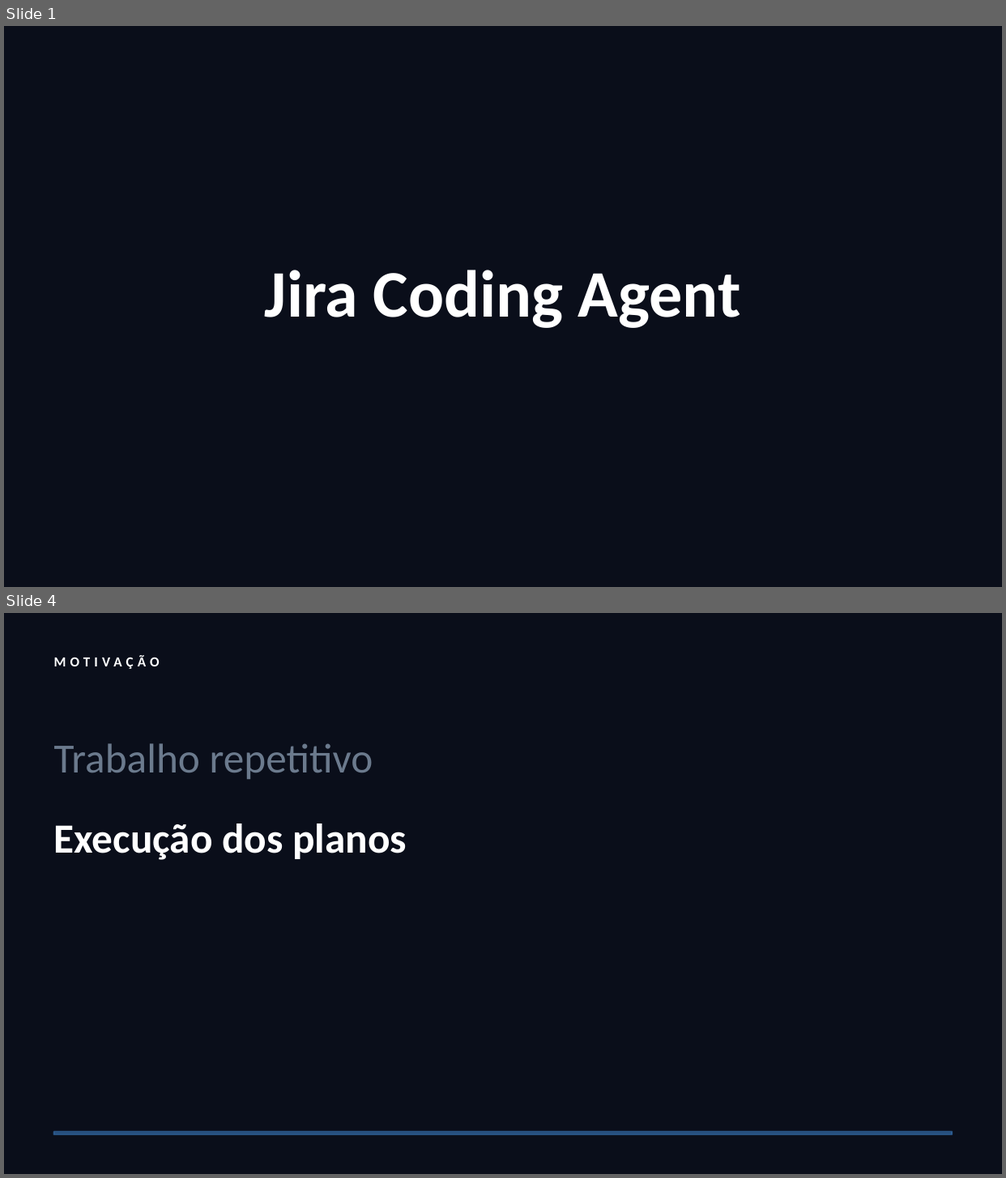
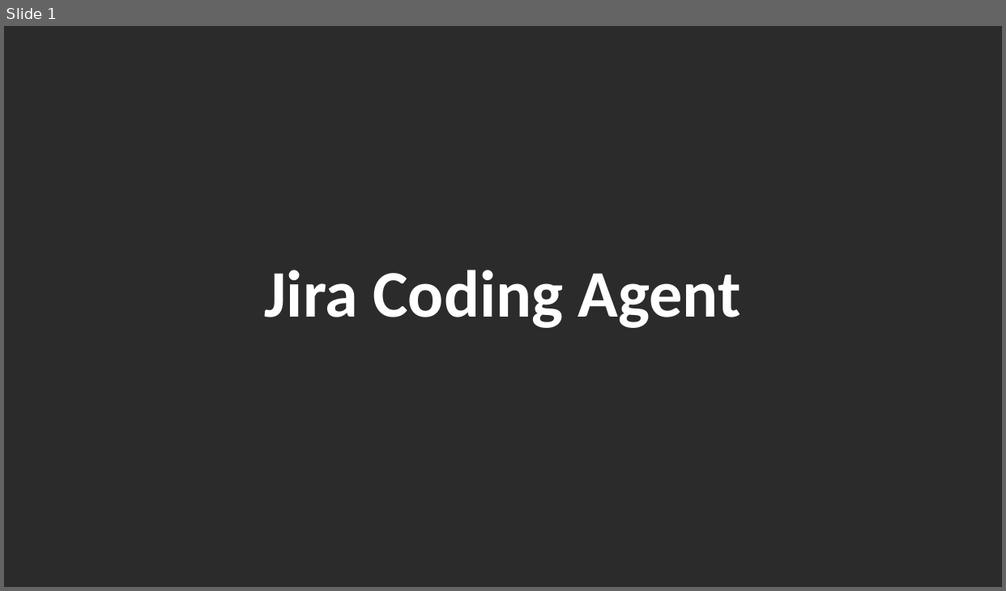
Before and after one commit to smsilva/wasp-agent, a slide deck: docs/presentations/2026-06-15-jira-coding-agent.pptx. Shown one above the other, each under a label of ours: slides 1 and 4 before the commit, slide 1 after it; the slides between them are not shown. The pictures are 1006x1178 and 1006x591 pixels, drawn with LibreOffice and Linux fonts; fonts in the diff are those of the drawing; background and template pictures are left out; a plain dark background stands for a picture behind light text. Boxes give left, top, right and bottom in pixels: in the first picture for what was removed or moved away, otherwise in the second. Text is boxed around its words. In the diff, an @@ line names an element or a change of style, - is before the commit and + after.

```diff
--- a/docs/presentations/2026-06-15-jira-coding-agent.pptx
+++ b/docs/presentations/2026-06-15-jira-coding-agent.pptx
@@ slide 4 removed at (4, 613, 1002, 1174), background #0A0E1A @@
@@ text removed at (54, 655, 160, 669) @@
-MOTIVAÇÃO
@@ text removed at (54, 743, 373, 779) @@
-Trabalho repetitivo
@@ text removed at (54, 824, 407, 860) @@
-Execução dos planos
@@ rectangle removed at (54, 1132, 952, 1135) @@
@@ slide 1 changed as well @@
@@ background #0A0E1A to picture (left out) @@
```
Also in this commit, not shown: 17 other slides changed, 11 slides added, 10 other slides removed, 2 other files.
